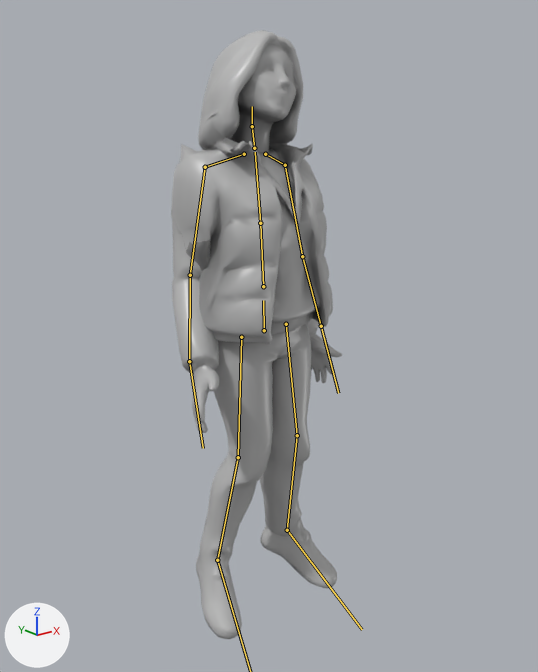
What one commit did to the glTF model app/story/models/vecina.glb.
Both versions are drawn from a 50 mm camera at (-1.381, -1.68, 1.518) aimed at (0.002, 0.047, 0.826). Lighting does not change. The marker at lower left points along +X, +Y and +Z. The older version comes first. Both versions are drawn at frame 12 of the action 'Rest'; the numbers are the values there. The bones that bend it are drawn over the model as lines.

Objects in the first picture: 'vecina'.
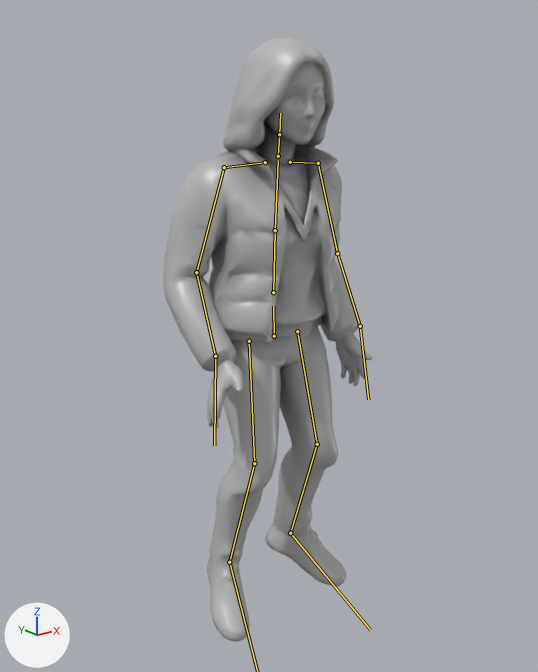
The edits, one by one:
Bone 'hips' (bone_hips) moves from (-0.037, 0.0, 0.005) to (0.003, -0.026, 0.003).
Bone 'hips' (bone_hips) turns from (-1, 6, 0) to (-3, -1, -2) degrees about its own x, y and z.
Bone 'spine' (bone_spine) turns from (-4, 0, -2) to (3, -3, 0) degrees about its own x, y and z.
Bone 'chest' (bone_chest) turns from (-4, 0, -1) to (2, -3, 0) degrees about its own x, y and z.
Bone 'neck' (bone_neck) turns from (-3, 0, -1) to (2, 2, -1) degrees about its own x, y and z.
Bone 'head' (bone_head) turns from (-6, -3, -12) to (4, 0, 4) degrees about its own x, y and z.
Bone 'shoulder.L' (bone_shoulder_l) turns from (-14, 7, 16) to (-3, 0, 15) degrees about its own x, y and z.
Bone 'upper_arm.L' (bone_upper_arm_l) turns from (-7, 26, 4) to (-15, 34, 6) degrees about its own x, y and z.
Bone 'forearm.L' (bone_forearm_l) turns from (-6, -1, -5) to (-22, -5, -16) degrees about its own x, y and z.
Bone 'hand.L' (bone_hand_l) turns from (-3, 1, 0) to (5, -2, 14) degrees about its own x, y and z.
Bone 'shoulder.R' (bone_shoulder_r) turns from (-14, -5, -15) to (-6, -3, -5) degrees about its own x, y and z.
Bone 'upper_arm.R' (bone_upper_arm_r) turns from (-5, -5, -12) to (-14, -30, -2) degrees about its own x, y and z.
Bone 'forearm.R' (bone_forearm_r) turns from (-11, 2, 8) to (-25, 6, 18) degrees about its own x, y and z.
Bone 'hand.R' (bone_hand_r) turns from (-13, -10, 10) to (13, 5, -8) degrees about its own x, y and z.
Bone 'thigh.L' (bone_thigh_l) turns from (-6, -8, 12) to (-11, -5, 4) degrees about its own x, y and z.
Bone 'shin.L' (bone_shin_l) turns from (9, -2, -13) to (26, -10, -1) degrees about its own x, y and z.
Bone 'foot.L' (bone_foot_l) turns from (14, -5, 18) to (9, 1, 7) degrees about its own x, y and z.
Bone 'thigh.R' (bone_thigh_r) turns from (-3, 10, -11) to (-10, 11, -5) degrees about its own x, y and z.
Bone 'shin.R' (bone_shin_r) turns from (9, 10, 12) to (23, 4, 0) degrees about its own x, y and z.
Bone 'foot.R' (bone_foot_r) turns from (14, 5, -17) to (11, -1, -11) degrees about its own x, y and z.

What differs and where, as boxes [x1, y1, x2, y2] in the pictures (538 x 672 px):
'vecina', posed (23% wider): before [171, 30, 342, 639]; after [163, 38, 373, 642]
bone 'hips', root to tip: before (264, 330) to (263, 300); after (274, 336) to (273, 306)
bone 'spine', root to tip: before (263, 286) to (260, 223); after (273, 292) to (275, 230)
bone 'chest', root to tip: before (260, 223) to (255, 152); after (275, 230) to (278, 160)
bone 'neck', root to tip: before (254, 148) to (252, 126); after (278, 156) to (279, 134)
bone 'head', root to tip: before (252, 126) to (252, 106); after (279, 134) to (280, 113)
bone 'shoulder.L', root to tip: before (265, 154) to (285, 165); after (290, 162) to (318, 163)
bone 'upper_arm.L', root to tip: before (285, 165) to (302, 256); after (318, 163) to (337, 253)
bone 'forearm.L', root to tip: before (302, 256) to (321, 326); after (337, 253) to (360, 326)
bone 'hand.L', root to tip: before (321, 326) to (338, 393); after (360, 326) to (368, 399)
bone 'shoulder.R', root to tip: before (244, 154) to (205, 167); after (265, 162) to (224, 167)
bone 'upper_arm.R', root to tip: before (205, 167) to (190, 275); after (224, 167) to (196, 272)
bone 'forearm.R', root to tip: before (190, 275) to (189, 361); after (196, 272) to (215, 356)
bone 'hand.R', root to tip: before (189, 361) to (203, 448); after (215, 356) to (214, 445)
bone 'thigh.L', root to tip: before (286, 324) to (297, 435); after (297, 331) to (317, 444)
bone 'shin.L', root to tip: before (297, 435) to (287, 530); after (317, 444) to (290, 533)
bone 'foot.L', root to tip: before (287, 530) to (362, 629); after (290, 533) to (370, 630)
bone 'thigh.R', root to tip: before (241, 337) to (238, 457); after (249, 341) to (254, 463)
bone 'shin.R', root to tip: before (238, 457) to (217, 560); after (254, 463) to (229, 562)
